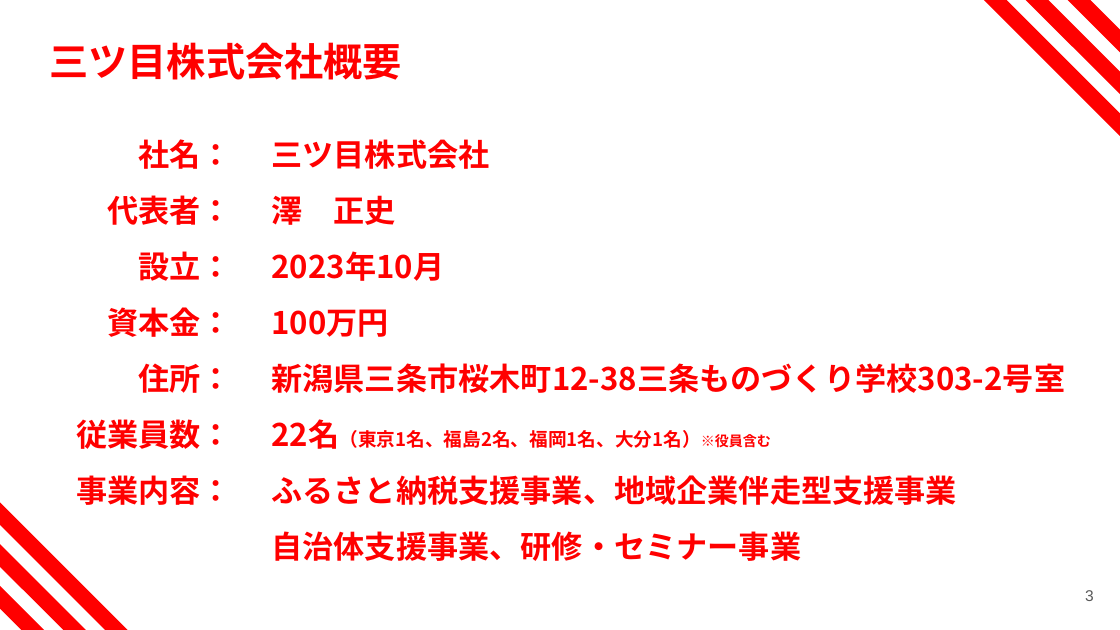
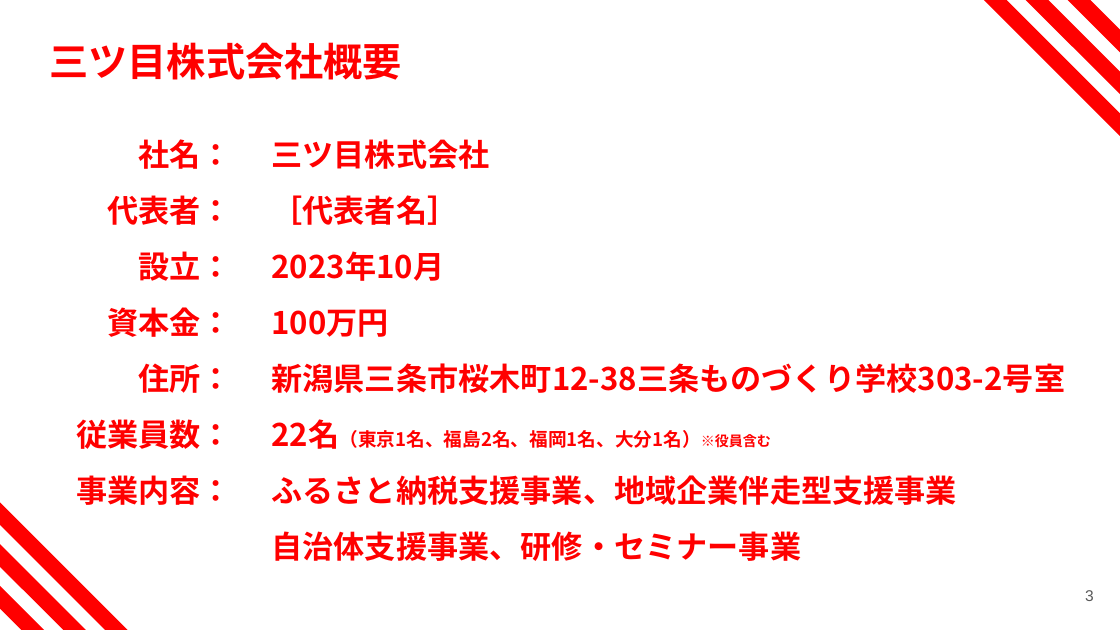
Before and after one commit to honbo-teruki/awashima, a slide deck: slide 3 of .claude/skills/natural-slides/brands/mitsume/template.pptx. Drawn at 1120x630 pixels with LibreOffice and Linux fonts; fonts in the diff are those of the drawing. Boxes give left, top, right and bottom in pixels: in the first picture for what was removed or moved away, otherwise in the second. Text is boxed around its words. In the diff, an @@ line names an element or a change of style, - is before the commit and + after.

```diff
--- a/.claude/skills/natural-slides/brands/mitsume/template.pptx
+++ b/.claude/skills/natural-slides/brands/mitsume/template.pptx
@@ text at (x1=272, y1=195, x2=459, y2=225): text changed @@
-澤 正史
+［代表者名］
```
Also in this commit, not shown: 5 other slides changed, 1 other file.
